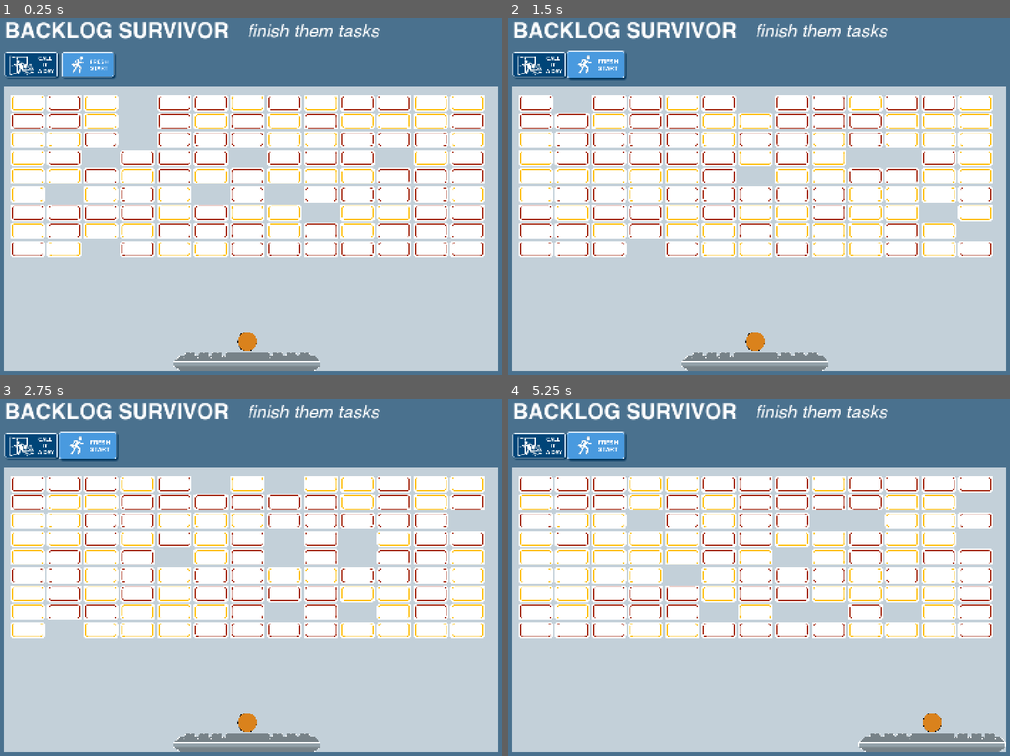
Above: before the commit, frames 1-4 (two rows, left to right).
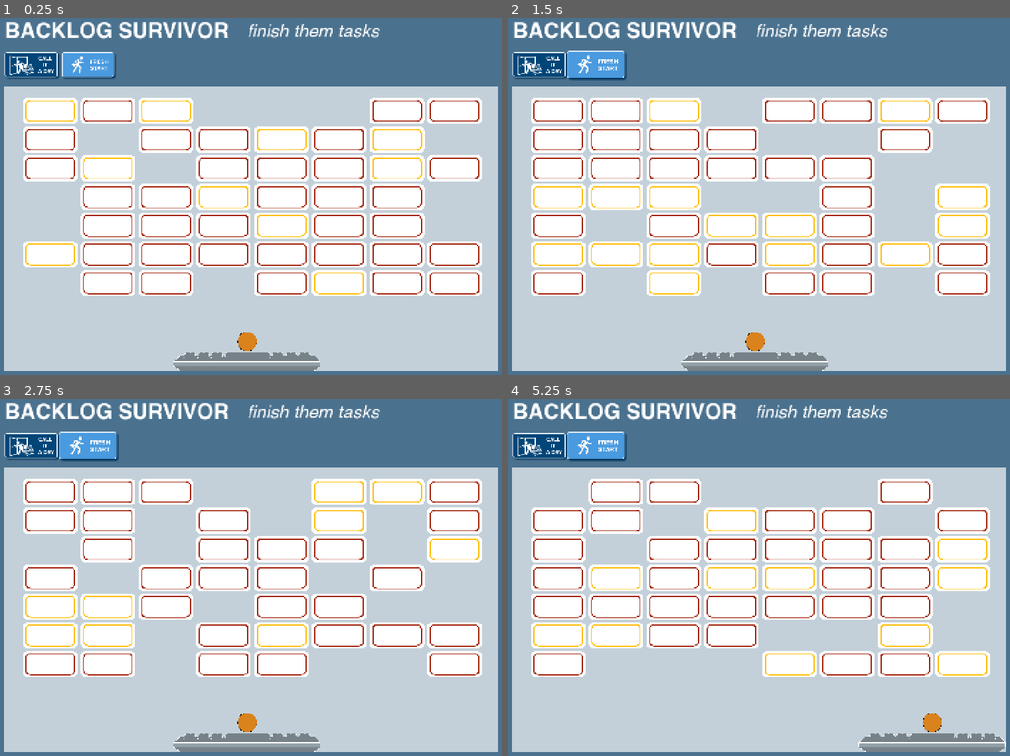
Above: after the commit, the same moments.

Repository: grkovalev/office-game
Game: Godot game, scene res://backlogarkanoid.tscn
Two runs of this game, one before a commit and one after it. Both use one fixed random seed, a clock stepped at 60 frames per second and the inputs below. This scene is started directly instead of the project's main scene.
Inputs (mouse positions are in pixels of both pictures, inside the frame that each line leads up to):
- Up to frame 1 (0.25 s): no input
- Up to frame 2 (1.5 s): click (598, 67) at 0.5 s; click (598, 67) at 1.25 s
- Up to frame 3 (2.75 s): click (90, 448) at 2 s
- Up to frame 4 (5.25 s): tap Enter at 2.75, 5 s; move the mouse to (869, 556) at 2.77 s; hold Right (ui_right) 2.78-3.5 s; tap R at 2.85, 4.35 s; click (869, 556) at 2.92 s; tap Space at 3.02, 4.25 s; drag from (648, 595) to (728, 652) at 3.52 s; move the mouse to (804, 488) at 4.27 s; hold Right (ui_right) 4.28-5 s; drag from (728, 652) to (593, 516) at 5.02 s

The runs differ from the first frame. In frame 1, 30% of the frame differs, in the area x 2-97%, y 21-78%; in frame 2, 29%; in frame 3, 30%; in frame 4, 30%.

Commit message:
size and scale changes

Diff:
--- a/backlogarkanoid.tscn
+++ b/backlogarkanoid.tscn
@@ -77,12 +77,16 @@
 [node name="env" type="Node2D" parent="." unique_id=9009023]
 
 [node name="grid" type="Node2D" parent="env" unique_id=45948306]
-position = Vector2(136, 296)
+position = Vector2(200, 318)
 script = ExtResource("3_n4sgu")
-rows = 9
+columns = 8
+rows = 7
 brick_atlas = ExtResource("4_facmc")
-brick_display_size = Vector2(97.5, 45.5)
-brick_gap = Vector2(6, 6)
+brick_display_size = Vector2(154.159, 71.941)
+brick_gap = Vector2(9, 9)
+empty_probability = 0.3
+variant0_probability = 0.7
+variant1_probability = 0.3
 
 [node name="player" type="Node2D" parent="." unique_id=1610125567]
 
